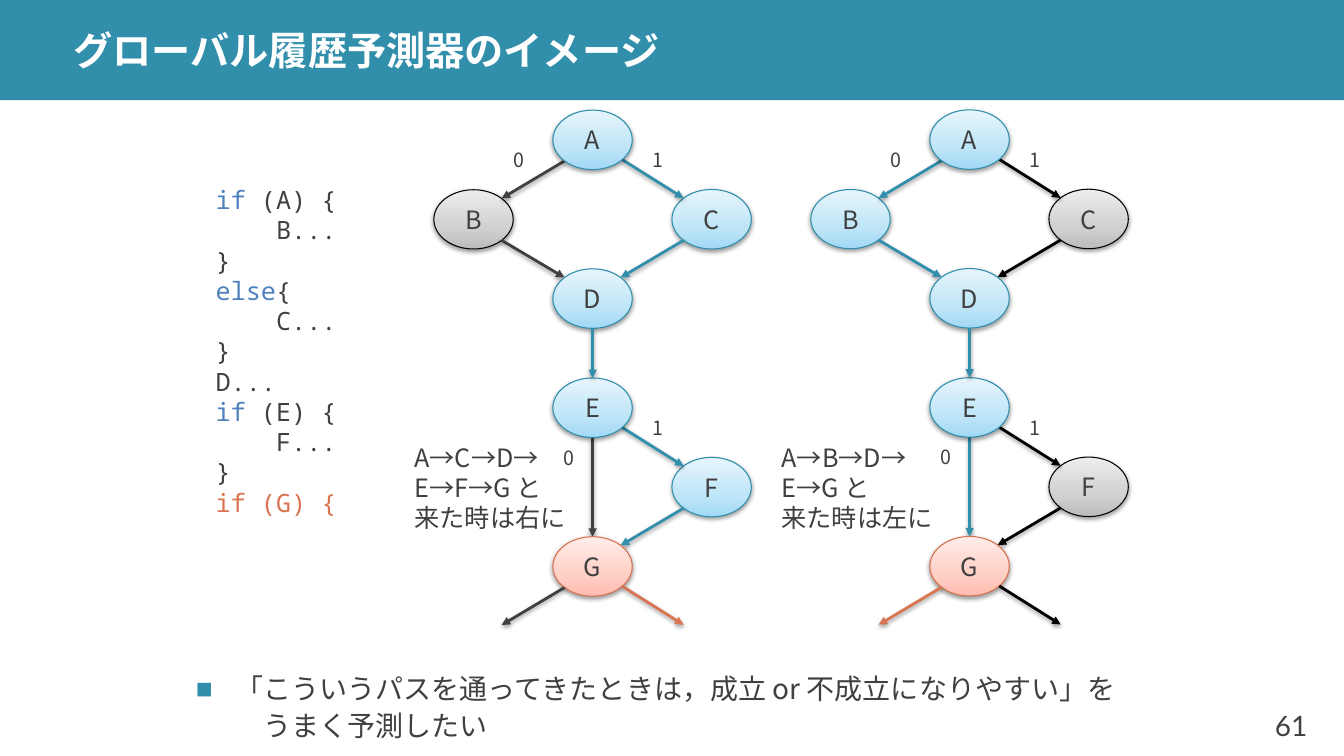
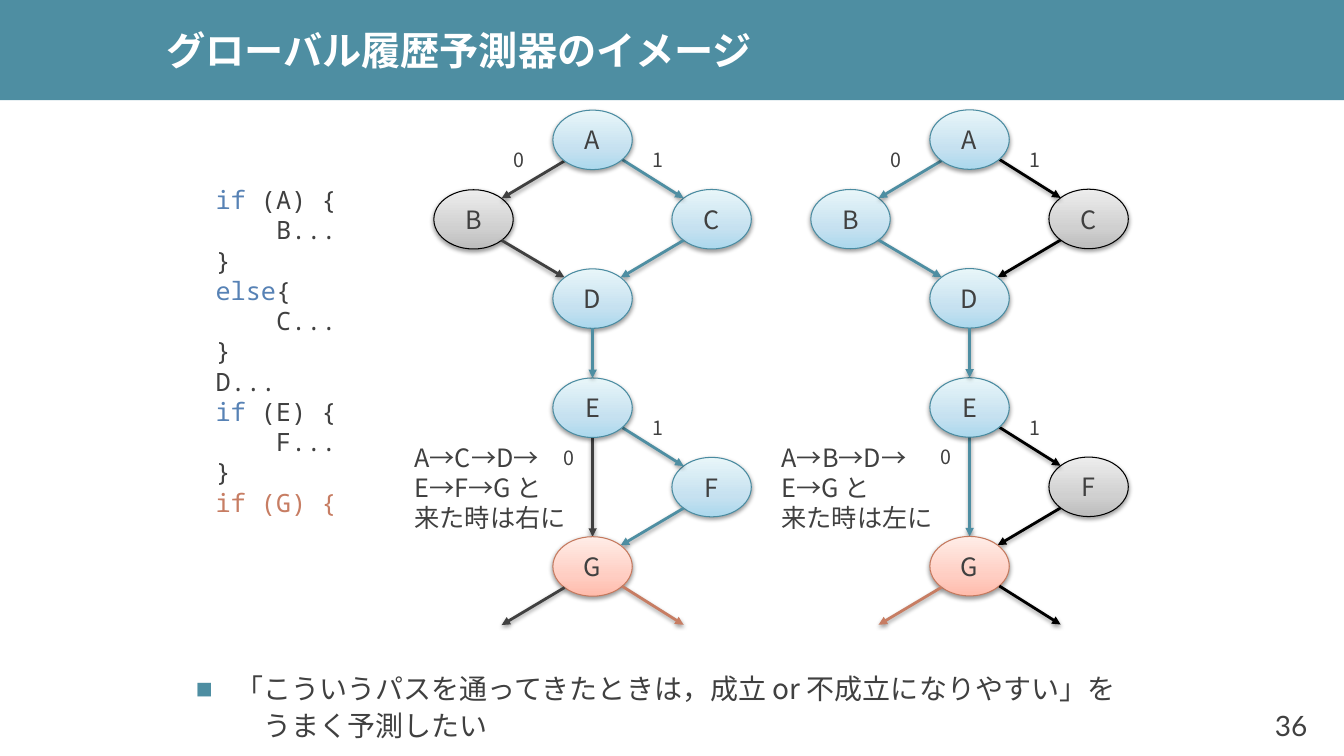
Before and after one commit to shioyadan/advanced-computer-organization, a slide deck: slide 36 of aco-shioya-06.pptx (slide 61 before the commit). Drawn at 1344x756 pixels with LibreOffice and Linux fonts; fonts in the diff are those of the drawing. Boxes give left, top, right and bottom in pixels: in the first picture for what was removed or moved away, otherwise in the second. Text is boxed around its words. In the diff, an @@ line names an element or a change of style, - is before the commit and + after.

```diff
--- a/aco-shioya-06.pptx
+++ b/aco-shioya-06.pptx
@@ rectangle at (x1=0, y1=0, x2=1344, y2=100): fill #328FAC to #4E8EA2 @@
@@ title "グローバル履歴予測器のイメージ" moved from (x1=74, y1=31, x2=660, y2=69) to (x1=166, y1=31, x2=752, y2=69) @@
@@ arrow (622, 159) - (684, 199): stroke #328FAC 2 pt to #4E8EA2 2 pt @@
@@ arrow (942, 160) - (879, 199): stroke #328FAC 2 pt to #4E8EA2 2 pt @@
@@ text at (x1=216, y1=189, x2=306, y2=516): text colour #4F81BD to #5782B5 in "if", "else{", "if"; text colour #D87552 to #C77D63 in "if (G) {" @@
@@ arrow (684, 240) - (621, 277): stroke #328FAC 2 pt to #4E8EA2 2 pt @@
@@ arrow (879, 240) - (942, 277): stroke #328FAC 2 pt to #4E8EA2 2 pt @@
@@ arrow (593, 329) - (593, 378): stroke #328FAC 2 pt to #4E8EA2 2 pt @@
@@ arrow (970, 329) - (970, 378): stroke #328FAC 2 pt to #4E8EA2 2 pt @@
@@ fill gradient #A2D9F7 to #BFE4F8 to #E6F5FD to gradient #ADD9EC to #C6E3F1 to #E8F5FA; outline #2E8DAB 0.75 pt to #4A8CA0 0.75 pt in 9 elements at (x1=673, y1=190, x2=752, y2=249), (x1=554, y1=110, x2=633, y2=169), (x1=554, y1=269, x2=633, y2=329), (x1=673, y1=458, x2=752, y2=517), (x1=554, y1=378, x2=633, y2=438), (x1=811, y1=190, x2=890, y2=249), (x1=931, y1=110, x2=1010, y2=169), (x1=931, y1=268, x2=1010, y2=328), (x1=931, y1=378, x2=1010, y2=438) @@
@@ arrow (622, 427) - (684, 466): stroke #328FAC 2 pt to #4E8EA2 2 pt @@
@@ arrow (970, 438) - (970, 536): stroke #328FAC 2 pt to #4E8EA2 2 pt @@
@@ arrow (684, 508) - (621, 545): stroke #328FAC 2 pt to #4E8EA2 2 pt @@
@@ ellipse "G" at (x1=554, y1=536, x2=633, y2=596): fill gradient #FFBEB0 to #FFD0C7 to #FFEDEA to gradient #FFBCAC to #FFCFC4 to #FFECE8; outline #D7714D 0.75 pt to #C5795E 0.75 pt @@
@@ ellipse "G" at (x1=931, y1=536, x2=1010, y2=596): fill gradient #FFBEB0 to #FFD0C7 to #FFEDEA to gradient #FFBCAC to #FFCFC4 to #FFECE8; outline #D7714D 0.75 pt to #C5795E 0.75 pt @@
@@ arrow (622, 587) - (684, 625): stroke #D87552 2 pt to #C77D63 2 pt @@
@@ arrow (942, 588) - (879, 625): stroke #D87552 2 pt to #C77D63 2 pt @@
@@ text "「こういうパスを通ってきたときは，成立 or 不成立になりやすい」を うまく予測したい" at (x1=236, y1=675, x2=1115, y2=739): bullet colour #328FAC to #4E8EA2 @@
@@ page number at (x1=1275, y1=715, x2=1308, y2=736): text changed @@
-61
+36
```
Also in this commit, not shown: 41 other slides changed, 84 slides added, 51 slides removed, 3 other files.
